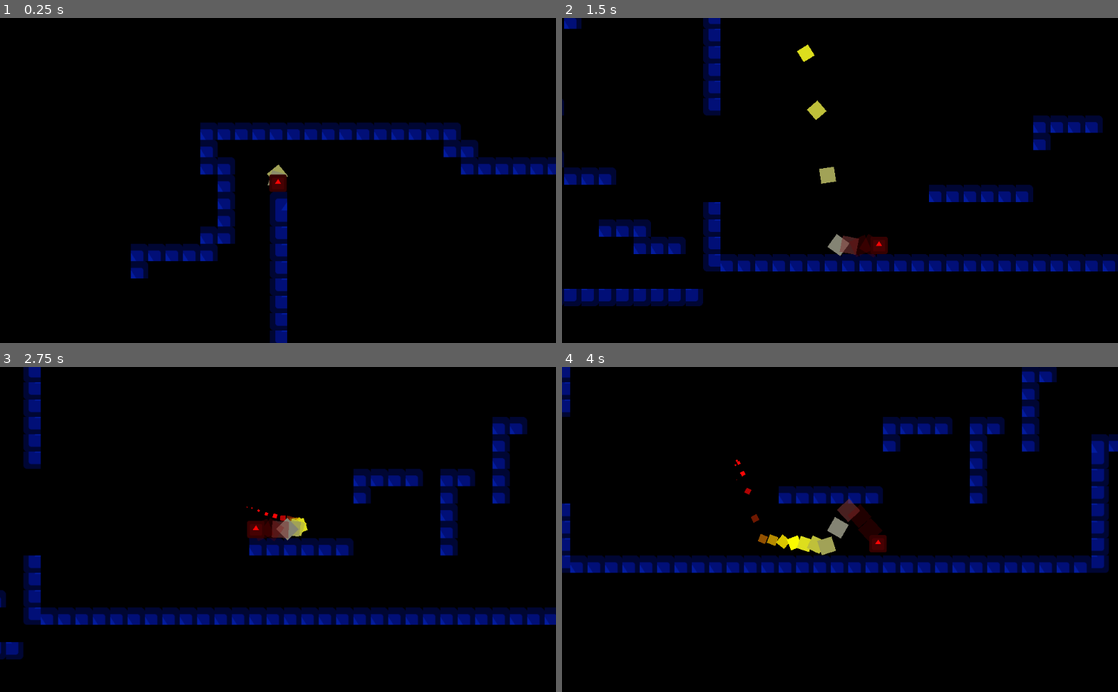
Above: before the commit, frames 1-4 (two rows, left to right).
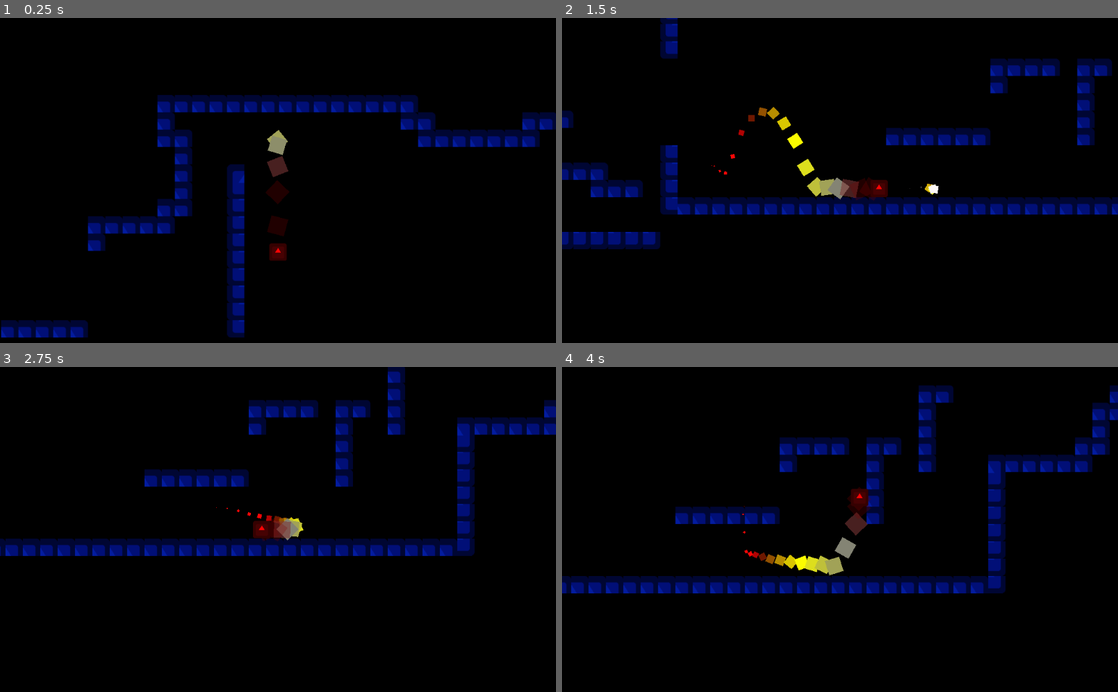
Above: after the commit, the same moments.

Repository: penzur/godot-movement-study
Game: Godot game, scene res://Main.tscn
Same seed, same stepped clock (60 frames per second), same inputs: the game is played once before the commit and once after it. The engine's default icon, where the game draws it, is replaced by a stand-in: a white triangle on a blue panel in a dark square.
Inputs:
- Up to frame 1 (0.25 s): no input
- Up to frame 2 (1.5 s): hold K (shoot) 0.53-1.28 s; hold D (move_right) from 0.53 s (still down); tap Space (jump) at 0.77 s; tap K (shoot) at 1.35 s
- Up to frame 3 (2.75 s): tap Space (jump) at 1.52 s; release D (move_right) at 2.03 s; hold A (move_left) from 2.03 s (still down); hold K (shoot) from 2.03 s (still down)
- Up to frame 4 (4 s): release A (move_left) at 2.78 s; release K (shoot) at 2.78 s; hold D (move_right) from 2.78 s (still down); tap K (shoot) at 2.85 s; tap Space (jump) at 3.02, 3.77 s; hold K (shoot) from 3.53 s (still down)

The runs differ from the first frame. In frame 1, 16% of the frame differs, in the area x 0-100%, y 23-100%; in frame 2, 21%; in frame 3, 18%; in frame 4, 22%, in the area x 0-100%, y 0-70%.

Commit message:
add shooter

Diff:
--- /dev/null
+++ b/Ball.gd
@@ -0,0 +1,18 @@
+extends RigidBody2D
+
+
+# Declare member variables here. Examples:
+# var a = 2
+# var b = "text"
+
+
+# Called when the node enters the scene tree for the first time.
+func _ready():
+	pass # Replace with function body.
+
+
+# Called every frame. 'delta' is the elapsed time since the previous frame.
+#func _process(delta):
+#	pass
+func _physics_process(delta):
+	pass
--- a/Character.gd
+++ b/Character.gd
@@ -1,4 +1,6 @@
 extends KinematicBody2D
+
+const Fireball = preload("res://Fireball.tscn")
 
 const DAMP = 10.0
 const MASS = 100.0
@@ -15,6 +17,12 @@
 func _ready():
 	trail = get_child(0)
 
+func _input(event):
+	if event.is_action_pressed("shoot"):
+		var fb = Fireball.instance()
+		fb.position = position
+		fb.position.x += 16
+		get_parent().get_parent().add_child(fb)
 
 func _physics_process(delta):
 	velocity.y += delta * GRAVITY + MASS
--- /dev/null
+++ b/Fireball.gd
@@ -0,0 +1,22 @@
+extends Node2D
+
+
+# Declare member variables here. Examples:
+# var a = 2
+# var b = "text"
+
+
+# Called when the node enters the scene tree for the first time.
+func _ready():
+	pass # Replace with function body.
+
+
+# Called every frame. 'delta' is the elapsed time since the previous frame.
+func _process(_delta):
+	position.x += 15 + 2.8
+
+
+
+func _on_Fireball_body_entered(body):
+	if body.get_name() != "Player":
+		queue_free()
--- /dev/null
+++ b/Fireball.tscn
@@ -0,0 +1,54 @@
+[gd_scene load_steps=8 format=2]
+
+[ext_resource path="res://Fireball.gd" type="Script" id=1]
+
+[sub_resource type="Gradient" id=4]
+offsets = PoolRealArray( 0, 0.0740741, 0.192593, 0.355556, 0.577778, 0.6 )
+colors = PoolColorArray( 0.992188, 0.977351, 0.972809, 1, 1, 1, 1, 1, 0.953723, 0.960938, 0.0375366, 1, 0.523438, 0.0184021, 0.0184021, 1, 1, 0.29248, 0.015625, 1, 0.226562, 0.211517, 0.211517, 1 )
+
+[sub_resource type="GradientTexture" id=5]
+gradient = SubResource( 4 )
+
+[sub_resource type="Curve" id=6]
+_data = [ Vector2( 0, 1 ), 0.0, 0.0, 0, 0, Vector2( 0.962025, 0 ), 0.0, 0.0, 0, 0 ]
+
+[sub_resource type="CurveTexture" id=7]
+curve = SubResource( 6 )
+
+[sub_resource type="ParticlesMaterial" id=8]
+lifetime_randomness = 1.0
+emission_shape = 1
+emission_sphere_radius = 1.0
+flag_disable_z = true
+gravity = Vector3( -500, 0, 0 )
+initial_velocity = 20.0
+angular_velocity = 180.0
+angular_velocity_random = 1.0
+orbit_velocity = 0.0
+orbit_velocity_random = 0.0
+linear_accel = -100.0
+linear_accel_random = 1.0
+radial_accel = 100.0
+radial_accel_random = 1.0
+angle = 180.0
+angle_random = 1.0
+scale = 14.0
+scale_curve = SubResource( 7 )
+color_ramp = SubResource( 5 )
+
+[sub_resource type="CircleShape2D" id=9]
+
+[node name="Fireball" type="Area2D"]
+position = Vector2( 53.2732, 14.2696 )
+script = ExtResource( 1 )
+
+[node name="Fire" type="Particles2D" parent="."]
+position = Vector2( -4.77725, 0.233784 )
+amount = 20
+speed_scale = 3.75
+process_material = SubResource( 8 )
+
+[node name="CollisionShape2D" type="CollisionShape2D" parent="."]
+position = Vector2( -6.1301, 0 )
+shape = SubResource( 9 )
+[connection signal="body_entered" from="." to="." method="_on_Fireball_body_entered"]
--- a/Main.tscn
+++ b/Main.tscn
@@ -11,6 +11,8 @@
 format = 1
 tile_data = PoolIntArray( -196612, 0, 1, -196611, 0, 1, -196610, 0, 1, -196609, 0, 1, -262144, 0, 1, -262143, 0, 1, -26 …(3097 unchanged characters)…
 
-[node name="Player" parent="." instance=ExtResource( 2 )]
-position = Vector2( 14.8207, -31.9012 )
+[node name="Player" parent="." groups=[
+"Player",
+] instance=ExtResource( 2 )]
+position = Vector2( 93.5792, -44.789 )
 scale = Vector2( 0.5, 0.5 )
--- a/Player.tscn
+++ b/Player.tscn
@@ -47,26 +47,24 @@
 [sub_resource type="RectangleShape2D" id=1]
 extents = Vector2( 24.1992, 28.2283 )
 
-[node name="Player" type="Node2D"]
-
-[node name="Character" type="KinematicBody2D" parent="."]
+[node name="Character" type="KinematicBody2D"]
 script = ExtResource( 2 )
 
-[node name="Trail" type="Particles2D" parent="Character"]
+[node name="Trail" type="Particles2D" parent="."]
 position = Vector2( -1.97824, 2.49117 )
 amount = 20
 local_coords = false
 process_material = SubResource( 6 )
 
-[node name="icon" type="Sprite" parent="Character"]
+[node name="icon" type="Sprite" parent="."]
 modulate = Color( 1, 0.0196078, 0.0196078, 1 )
 texture = ExtResource( 1 )
 
-[node name="CollisionShape2D" type="CollisionShape2D" parent="Character"]
+[node name="CollisionShape2D" type="CollisionShape2D" parent="."]
 position = Vector2( 0, 4.64395 )
 scale = Vector2( 1.09063, 0.992133 )
 shape = SubResource( 1 )
 
-[node name="Camera2D" type="Camera2D" parent="Character"]
+[node name="Camera2D" type="Camera2D" parent="."]
 current = true
 smoothing_enabled = true
